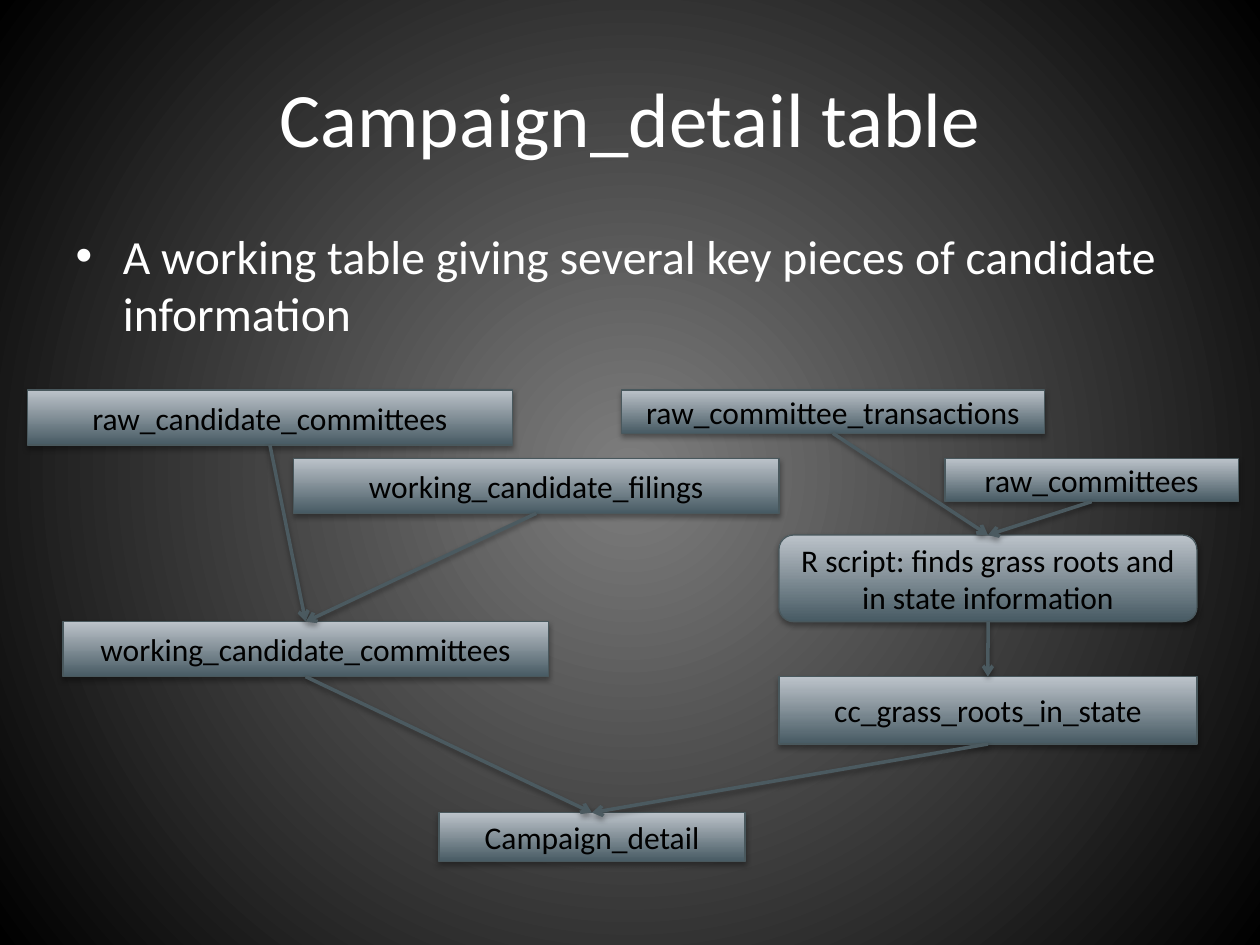
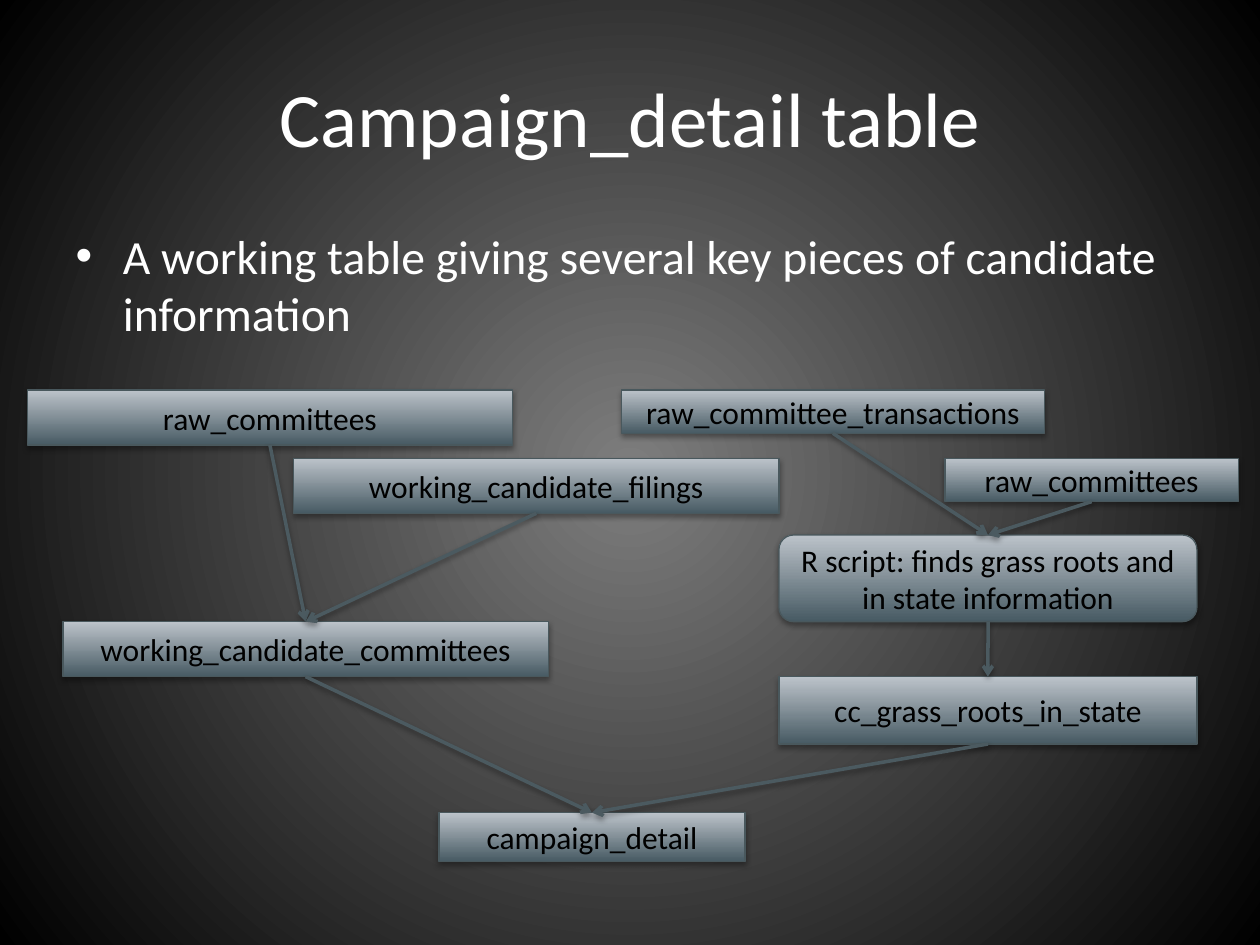
Before and after one commit to hackoregon/btc-backend, a slide deck: slide 9 of infrastructure.pptx. Drawn at 1260x945 pixels with LibreOffice and Linux fonts; fonts in the diff are those of the drawing. Boxes give left, top, right and bottom in pixels: in the first picture for what was removed or moved away, otherwise in the second. Text is boxed around its words. In the diff, an @@ line names an element or a change of style, - is before the commit and + after.

Commit message:
committees in search results, grassroots updates

```diff
--- a/infrastructure.pptx
+++ b/infrastructure.pptx
@@ text in rectangle at [163,403,377,435]: text changed @@
-raw_candidate_committees
+raw_committees
@@ text in rectangle at [487,823,698,855]: text changed @@
-Campaign_detail
+campaign_detail
```
Also in this commit, not shown: 1 other slide changed, 15 other files.
